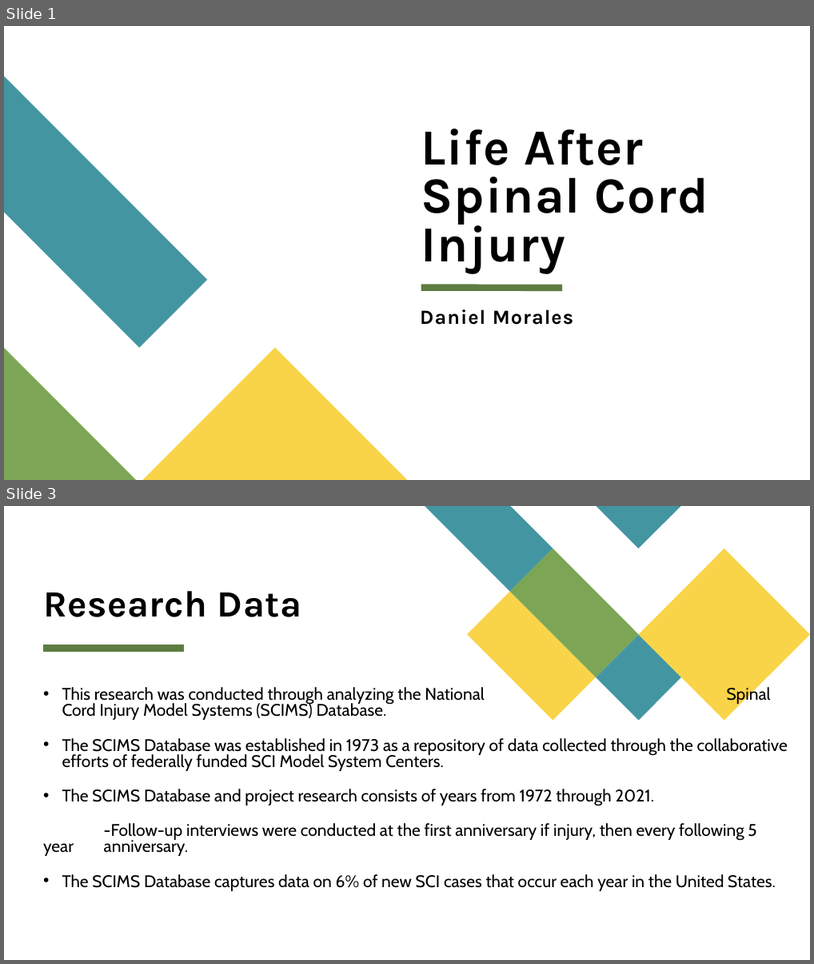
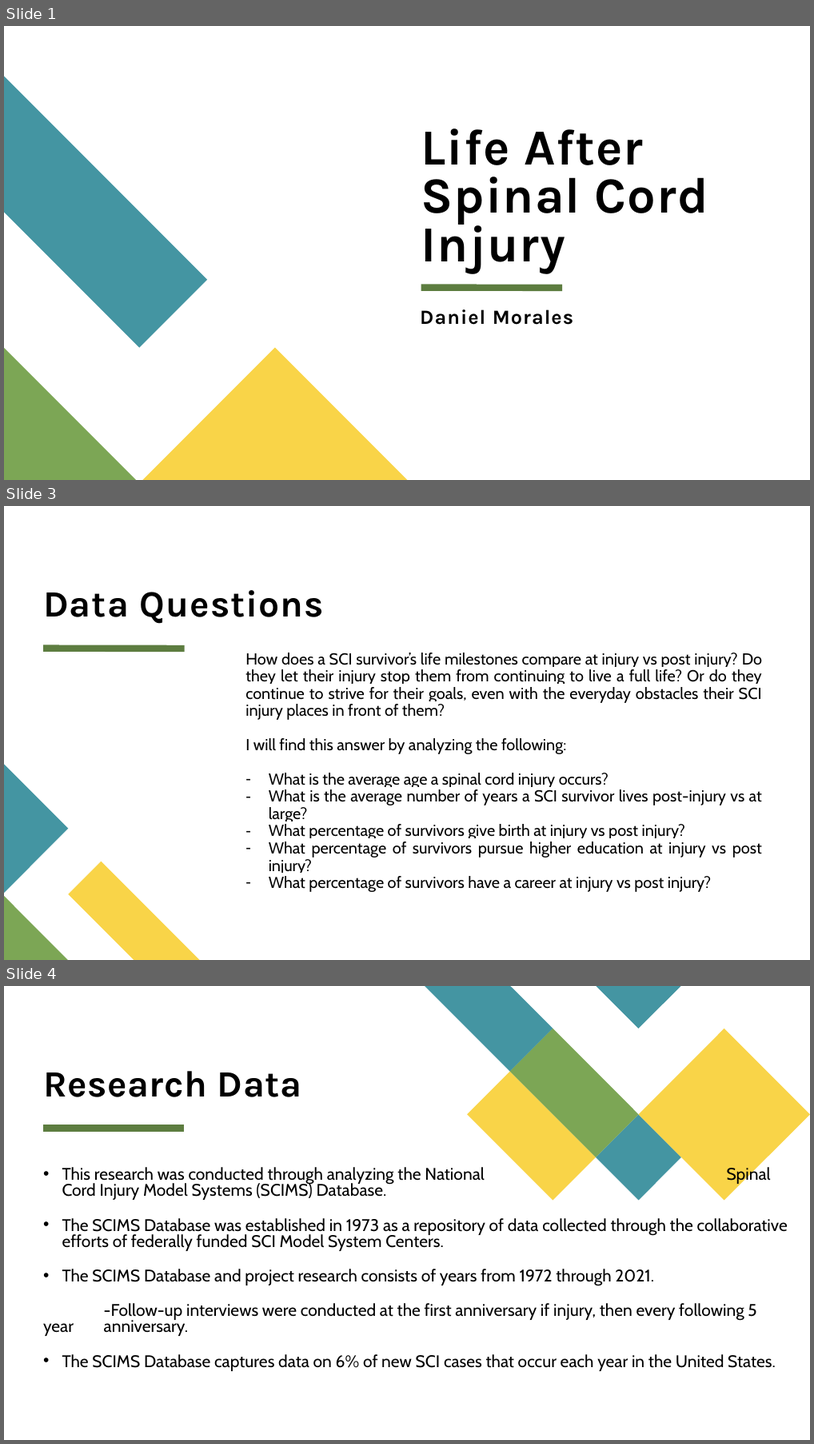
Before and after one commit to DanielMoralesII/Capstone, a slide deck: ppt/sci.pptx. Shown one above the other, each under a label of ours: slides 1 and 3 before the commit, slides 1, 3 and 4 after it; the slides between them are not shown. The pictures are 814x964 and 814x1444 pixels, drawn with LibreOffice and Linux fonts; fonts in the diff are those of the drawing. Boxes give left, top, right and bottom in pixels: in the first picture for what was removed or moved away, otherwise in the second. Text is boxed around its words. In the diff, an @@ line names an element or a change of style, - is before the commit and + after.

```diff
--- a/ppt/sci.pptx
+++ b/ppt/sci.pptx
@@ slide 3 added at box(4, 506, 810, 960), background #FFFFFF; not listed: 1 template element that a slide beside it also shows @@
@@ title added at box(43, 590, 324, 624), 44 pt, text #000000, bold @@
+Data Questions
@@ text added at box(246, 652, 762, 892), 19 pt, text #010101 @@
+How does a SCI survivor’s life milestones compare at injury vs post injury? Do they let their injury stop them from continuing to live a full life? Or do they continue to strive for their goals, even with the everyday obstacles their SCI injury places in front of them?
+I will find this answer by analyzing the following:
+– What is the average age a spinal cord injury occurs?
+– What is the average number of years a SCI survivor lives post-injury vs at large?
+– What percentage of survivors give birth at injury vs post injury?
+– What percentage of survivors pursue higher education at injury vs post injury?
+– What percentage of survivors have a career at injury vs post injury?
@@ freeform shape added at box(4, 764, 68, 892), fill #4495A2 @@
@@ freeform shape added at box(68, 861, 199, 960), fill #F9D448 @@
@@ freeform shape added at box(4, 896, 68, 960), fill #7CA655 @@
@@ what was slide 3 is now slide 4 @@
```
Also in this commit, not shown: 6 slides changed, 3 other slides added, 2 other files.
